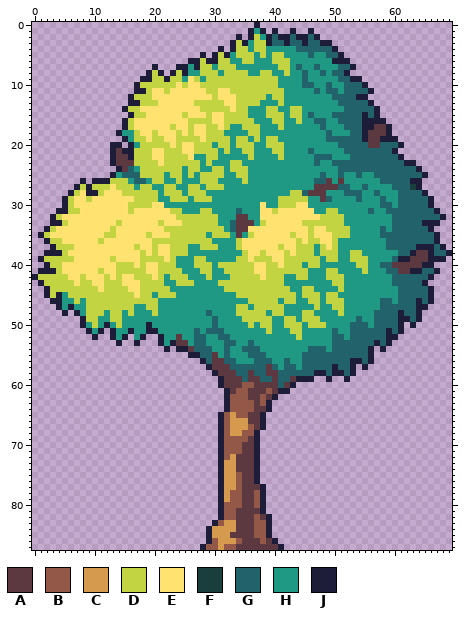
Sprite sheet, stored at app/src/main/assets/textures/tree.png. Above is the file before it was changed.
The file is 70x88 pixels. Colours within 5 levels of each other are drawn and written as one.
Palette (. is transparent): A #5c3841  B #945848  C #d69a4e  D #c3d442  E #ffe270  F #1a3e3b  G #22636b  H #1f9983  J #1e1d39
Pixels before, first column x 0:
 0 .....................................J................................
 1 ....................................JHJ.J..J..J.......................
 2 ..................................J.JDHJGJJGJJGJ......................
 3 .................................JDJHDDJGGJGGJGGJJ....................
 4 ...............................J.JDDHDDHHHHHGGGGGGJ...................
 5 ............................J.JDJHDDDHDHDDHHHHGHHGGJ..................
 6 ..........................JJDJJDDHHDDHHHDDDHHHHHHHJJJ.................
 7 ....................J...JJHJDDHDDDHHHHHHHDDHGHHGHHHGGJ................
 8 ...................JDJ.JDJHHDDDHDDDDHHDDHHDHHGHHGHGGJ.................
 9 ..................JJDDJDDHEDHDDDDDDDDDDDDHHHHGHHHHHGGJJ...............
10 .................JDDDDDDEDEEDDDDDDDDDDDDDHHHHGGHHGHHGGGJ..............
11 .................JJDEEDEEEEEEDDEEDDDDDDDDDHHHHHGHGGHGGGGJ.............
12 ................JDDDEEEEEEEEEEDEEEDDDDDHDDHHHHHHHHGGGGJJ..............
13 ................JJDDDEEEEEEDDDDDEEDDDDHHHDHHHHHHHHHGGGGGJ.............
14 ...............JDDEEEEEEEEEEDDDDDEDDHHHDDHHDDHHHHHHHGGGGGJ............
15 ................JDDEEEEEEDEEEDEEDDDDHHHDDDHDDHGHHHGGGGGJGJ............
16 ...............JDEEEEEEEEEDDDDEEDDDDDHHHDDHHDHHGGHHGGGGJJJJ...........
17 ...............JDEEEEEEDEEDEEDDEDHHDDDHHHDHHHHHHGHHHGGGJJAAJ..........
18 ..............JHHDEEDEEEDEDEEDDDHHHHDDHHHHHHHHHHHGHHHGGJAAAJ..........
19 ...............JHDDEDDEEDDDDEDDDDHDDHDHDDHHHHHHHHGGGGGGJAAJJJ.........
20 .............JJ.JHDDDDDEDEEDDDHDDHDDDHHDDDHHHHHHHHHGGGGGAAGGGJ........
21 .............JAJJDDDEEDDDEEDDDDHDHHDDHHHDDHHHHGHHHHHGGGGGGGGJ.........
22 .............JAAJDDDEEDDDDEHHDDHHHHHDHHHHDHHHHHGGGHHHGGGGGGGGJ........
23 .............JAAADDDDEDDDDDDHDHHHDDHHHHHHHHHHHHGHHGGGGGGGGGGGGJJ......
24 ..............JAGHDDDDDDDHDDHHDDHDDDHHHHHHHHHHHHHHHGGGGGGGGGGGGGJ.....
25 .............JHGGGDDDDHDDHDHDDDDHHDDHHHHHHHHHHHHGHHGHHGHHGGGGGGGGJ....
26 ........J.JJJDDDHGGHDDHHDHHHDDDHHHHDHHHHHHHHHHHGGAHAHHHHHHGGGGGJJ.....
27 .......JDJDDDEDDDHDDHHDDHHDDHDDDHHHHHHHHHHHHHHHAAAAGGHHGHHHHGGGFJ.....
28 ......JDEJJDEEEDDDDDDHDDDHDDDHHHHHHHHHHHHHHDDGAAAHHHGGGHHGHHHGGGGJ....
29 .....JDEEDEEEEEEEDDDDHHDDDHDDDHHHHHHHHHHHDDDDDHHAGHHHHGHHHGHHGGGGGJ...
30 .....JDEEEEEEEEEDDDDEEHHHHHHHHHHHHHHHHEHHDDDEEHHHHHHHHHHHHGGHGGGGGJ...
31 ....JJDDEEEEEEEEDEEEEEEDDHHHDDHHHHGHHHEEDEEEEEEHHDDHHHHHGHHGGGGGGGGJ..
32 ...JDEEEEEEEEEEEEEEEEEEEDDDDDDDHHHAAHHEEEEEEEEEEDDDDHHHHHHHHGGGGGGGGJ.
33 ...JJDEEEEEEEEDEEEEEEDEEEDDDDDDHHGAAAHDEEEEEEDDDDDDDHHHHHHHHGGGGGJJJ..
34 ..JDEEEEEEEEEDEEEEEEEEDDDDDDDDDDHGAAEEEEEEEEEEDEEDDDDHHHHHGHGGGGGGJ...
35 .JDEEEEEEEEEDDEEEEEDEEEDDDDDDHDDDHAHDEEEEEEDEEDEEEDDDHHHHHGGGGGGGGGJ..
36 ..JDDEEEEEEDEEEEEEEEDDDDDDDDDDHHHHDEEEEEEEEEDEDDEEDHHHHHHHHGGGGGGGGJ..
37 ...JDDDEEEEEEEEEEDEEDEEDDDHHDDDHHHDEEEEEEDEEDDDHDEDHHHHHHHHGGGGGJJJGJ.
38 ..JJJDEEEEEEEEEEEEDEDEEDDDHHHHHHHHHDEEDEEEDEDDDHDDDHHDDHHHHHHGGJAAJGGJ
39 .JDDDDDEEEEEEDEEEEDDDDEDHHHDDHHHHHDDEDDDEEDDDDDDHDDHHDDDHHHHGJJAAAJJJ.
40 ..JDDEEEEEEEEEDDDEDEEDDDHHHDDDHDDDDDDEEDDEDDDHDDHHHHHHDDHHGGAAAAAJJ...
41 .JJJDEEEEEEDEEDDDDDEEDDDDHHHDDHHDDDDDEEDDDDDDDHHHDDHHHHDHHHGGAAJJGGJ..
42 JDDDDDEEDEEEDEDEEDDDEDHDDDHHHDHHHDDDDDEDDDHHDDHHHDDDHHHHHHHHGGGGGGJ...
43 .JDDDDDEDDEEDDDEEEDDDDHHDDDHHHHDDDDDDDDDDDHHHHHHHHDDHHHHHHHHGGGGGJ....
44 ..JDDDDDDDDEDDDDEEDDDDDHHHHHHHHHDDDDDDDDDDDHHDDHHHHDHHHHHHHHHGGGGGJ...
45 ..JDJHDDDDDDDDDDDEDDHDDDHHHHHHHHHHDDDDDDDDDDHDDDHDDHHHHHHHHHHGGGGGJ...
46 ...JJHHDHDDDDDDDDDDDDHHHHHHHHHHHHHHHDDDDDHDDHHDDHDDDHHHHHHGGHGGGJGJ...
47 ....JHJHHDDDDDDDDHHDDHHHHHHHHHHHHHDDHDDDDDHHHHHDHHDDHHHHHHGGGGGGJJ....
48 .....J.JHDDDHDDHDHHHDHHHHHHHHGHHHHDDDDDHDDHHHDDHHHHDHHHHHGGGGJGGJ.....
49 ........JDDHHDDHHHHHHHHHHHHHHHGHHHHDDDDDHHDDHDDDHHHHHHGHHGGGGJJGJ.....
50 ........JHDHJHDHHHHJHHHHHHHHHHGHHHHHDHDDHHDDDHDDDHHHHGGGHGGGGJ.J......
51 .........JHJ.JHHJHHJJHHHHHHGHGGGHHHHHHHDHHHDDHHHHHGHHGGGGGGJGJ........
52 ..........J..JHJ.HJ..JHHAHHGGHHGGHHHHHHHHHHHDHHHHHGGHGGGGGGJJ.........
53 ..............J..J...JHJAAHGGHHHGGHHGHHHHHHHHHHHHHGGGGGGGJGJ..........
54 ......................J.JJAGGGHHGHHGGGHHHHHHHHGGGHGGGGGGJ.J...........
55 ..........................JJGGAHGHHHGGGHHHHHHGGGGGGGGGGGJ.............
56 ............................JGAAGGHHHGGGHHGHHGGGGGGGGJJGJ.............
57 .............................JAAAGGGGGGAGHGGHGGGGGJGGJ.J..............
58 ..............................JAAAGGAGGAAGGGGGGJJGJJGJ................
59 ...............................JAAAGAAGGAGGAJJJ..J..J.................
60 ...............................JAAABBAAAAGAJ..........................
61 ................................JABBAAABAJJ...........................
62 ................................JBBBAABAJ.............................
63 ................................JBBBBABJ..............................
64 ................................JBBBBAAJ..............................
65 ...............................JBCBBAAJ...............................
66 ...............................JBCCCAAJ...............................
67 ...............................JBCCCBAJ...............................
68 ...............................JBCCBBJ................................
69 ...............................JBBBBAJ................................
70 ...............................JBBBAAJ................................
71 ...............................JBBBAAJ................................
72 ...............................JBCAAAJ................................
73 ...............................JCCAAAJ................................
74 ...............................JCCAAAJ................................
75 ...............................JCCBAAJ................................
76 ...............................JCCBAAJ................................
77 ...............................JCCBAAAJ...............................
78 ...............................JCBBAABJ...............................
79 ...............................JCBBAABJ...............................
80 ...............................JBBBAABJ...............................
81 ...............................JBBAAAAJ...............................
82 ...............................JBBAAABAJ..............................
83 ..............................JBCCAAABBJ..............................
84 .............................JCCCCAAABBJ..............................
85 .............................JCCCAAAABBJ..............................
86 .............................JBCCCBAAABAJ.............................
87 ............................JBBCBBAAAAAAAJ............................
Once edited:
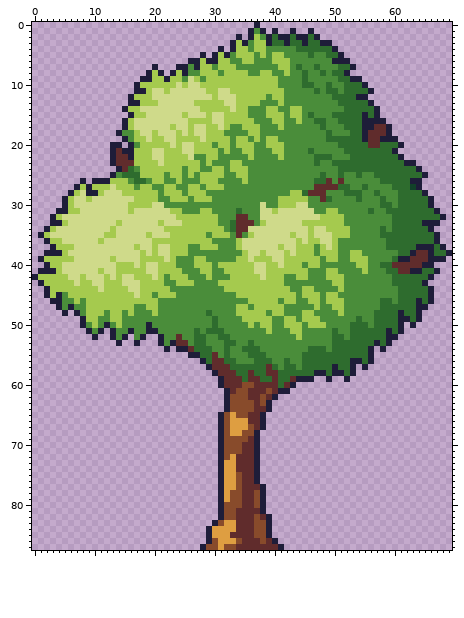
What changed:
colour A: #5c3841 -> #602c2c
colour B: #945848 -> #884b2b
colour C: #d69a4e -> #de9e41
colour D: #c3d442 -> #a5ca4e
colour E: #ffe270 -> #cfda8a
colour F: #1a3e3b -> #114129
colour G: #22636b -> #2e6c2e
colour H: #1f9983 -> #4a8d3a
Where, in picture pixels (left, top, right, bottom), the same in both pictures:
changed: (38, 28, 446, 550)
